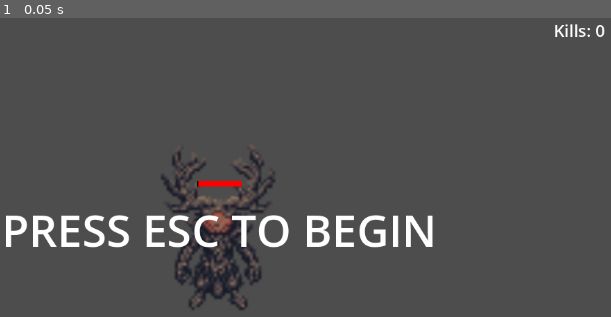
Above: before the commit, frame 1.
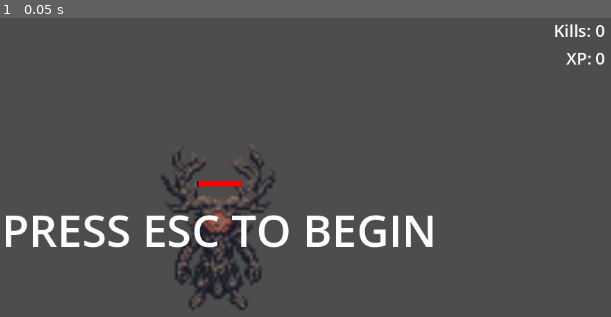
Above: after the commit, the same moment.

Repository: tablegrapes/DRUID
Game: Godot game, scene res://scenes/main.tscn
Two runs of this game, one before a commit and one after it. Both use one fixed random seed, a clock stepped at 60 frames per second and the inputs below.
Inputs:
- Up to frame 1 (0.05 s): no input

The runs differ from the first frame. In frame 1, 0.1% of the frame differs, in the area x 92-100%, y 11-16%.

Commit message:
basic player experience system and counter

Diff:
--- a/scenes/main.tscn
+++ b/scenes/main.tscn
@@ -3,6 +3,7 @@
 [ext_resource type="Script" uid="uid://weir82lu5axr" path="res://scripts/main.gd" id="1_0xm2m"]
 [ext_resource type="PackedScene" uid="uid://b654hddxcu6dq" path="res://scenes/player.tscn" id="2_h2yge"]
 [ext_resource type="PackedScene" path="res://ui/kill_counter.tscn" id="3_hud"]
+[ext_resource type="PackedScene" path="res://ui/xp_counter.tscn" id="4_xp_hud"]
 
 [node name="main" type="Node2D" unique_id=223823420]
 script = ExtResource("1_0xm2m")
@@ -10,6 +11,8 @@
 [node name="HUD" type="CanvasLayer" parent="." unique_id=9108065]
 
 [node name="KillCounter" parent="HUD" unique_id=210317253 instance=ExtResource("3_hud")]
+
+[node name="XPCounter" parent="HUD" unique_id=210317254 instance=ExtResource("4_xp_hud")]
 
 [node name="Player" parent="." unique_id=1595572744 instance=ExtResource("2_h2yge")]
 
--- a/scripts/game_manager.gd
+++ b/scripts/game_manager.gd
@@ -1,14 +1,26 @@
 extends Node
 
 signal kill_count_changed(new_count: int)
+signal experience_changed(new_experience: int)
 
 var kill_count: int = 0:
 	set(value):
 		kill_count = value
 		kill_count_changed.emit(kill_count)
 
+var experience: int = 0:
+	set(value):
+		experience = value
+		experience_changed.emit(experience)
+
 func add_kill() -> void:
 	kill_count += 1
 
+func add_experience(amount: int) -> void:
+	experience += amount
+
 func reset_kills() -> void:
 	kill_count = 0
+
+func reset_experience() -> void:
+	experience = 0
--- a/scripts/villager.gd
+++ b/scripts/villager.gd
@@ -7,6 +7,7 @@
 @export var health_bar_scene: PackedScene
 @export var attack_damage: int = 45
 @export var attack_cooldown: float = 1.0
+@export var experience: int = 8
 
 var player = null
 var DEBUG = true
@@ -71,4 +72,5 @@
 	print("Villager died 💀")
 	if GameManager:
 		GameManager.add_kill()
+		GameManager.add_experience(experience)
 	queue_free()
--- /dev/null
+++ b/ui/xp_counter.gd
@@ -0,0 +1,14 @@
+extends CanvasLayer
+
+@onready var label: Label = $Label
+
+func _ready() -> void:
+	if GameManager:
+		GameManager.experience_changed.connect(_on_experience_changed)
+		_update_label(GameManager.experience)
+
+func _on_experience_changed(new_exp: int) -> void:
+	_update_label(new_exp)
+
+func _update_label(exp_val: int) -> void:
+	label.text = "XP: " + str(exp_val)
--- /dev/null
+++ b/ui/xp_counter.tscn
@@ -0,0 +1,19 @@
+[gd_scene load_steps=2 format=3]
+
+[ext_resource type="Script" path="res://ui/xp_counter.gd" id="1_xp_counter"]
+
+[node name="XPCounter" type="CanvasLayer"]
+script = ExtResource("1_xp_counter")
+
+[node name="Label" type="Label" parent="."]
+anchors_preset = 1
+anchor_left = 1.0
+anchor_right = 1.0
+offset_left = -150.0
+offset_top = 60.0
+offset_right = -20.0
+offset_bottom = 86.0
+grow_horizontal = 0
+theme_override_font_sizes/font_size = 24
+text = "XP: 0"
+horizontal_alignment = 2
Not shown, added: ui/xp_counter.gd.uid
